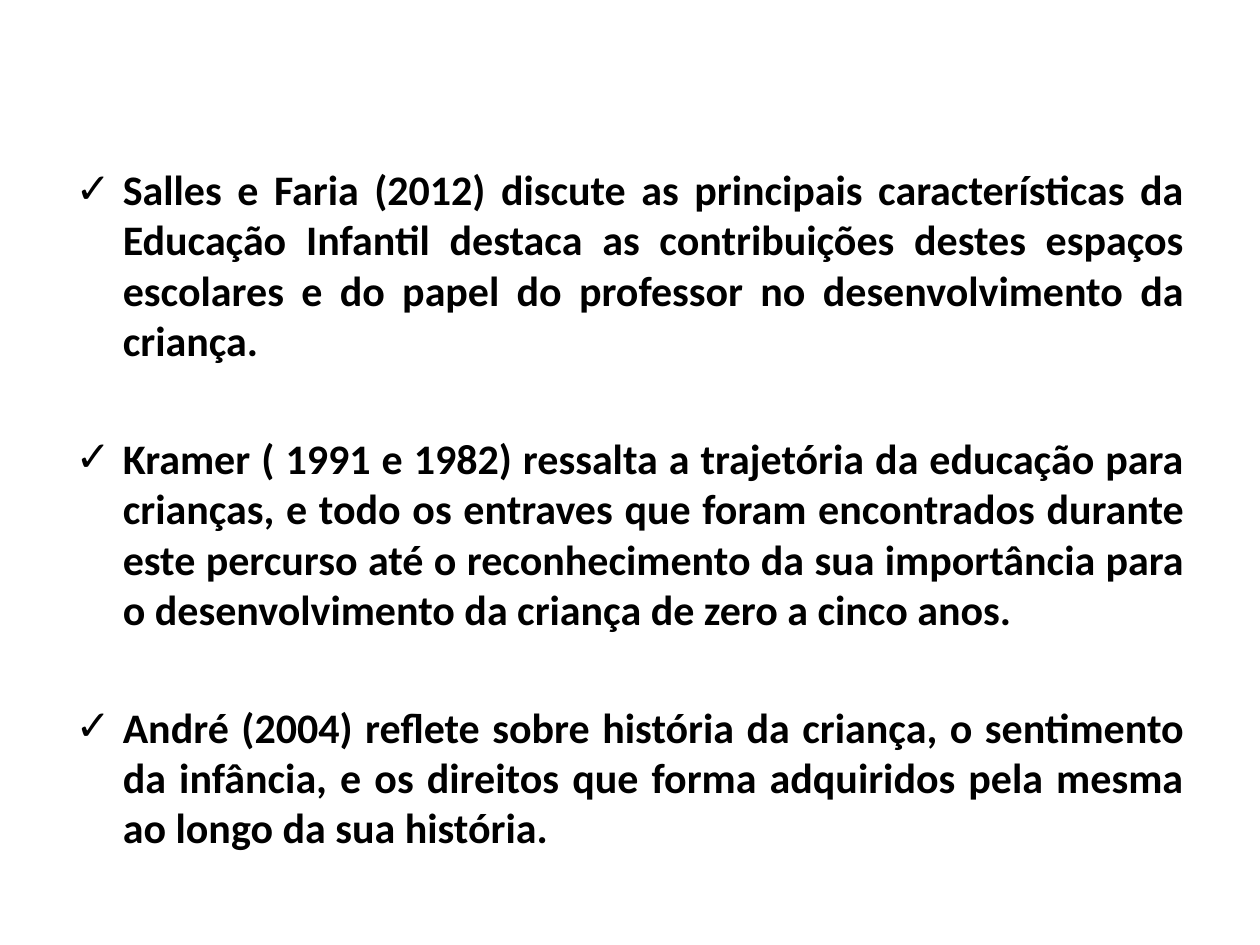
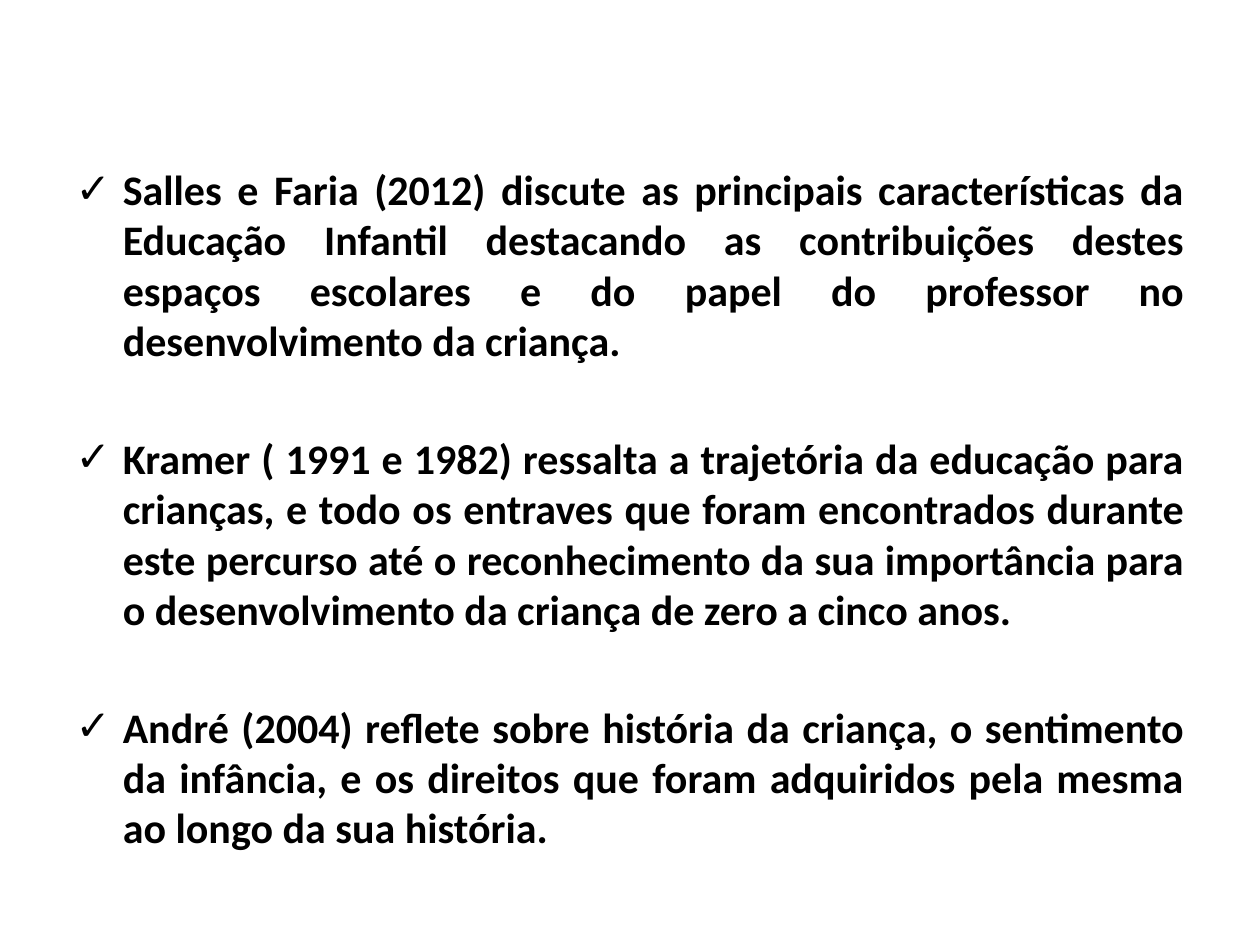
Before and after one commit to thiagopimenta/TCC2_Narjara, a slide deck: slide 14 of NARJARA SLIDE TCC.pptx (slide 9 before the commit). Drawn at 1260x945 pixels with LibreOffice and Linux fonts; fonts in the diff are those of the drawing. Boxes give left, top, right and bottom in pixels: in the first picture for what was removed or moved away, otherwise in the second. Text is boxed around its words. In the diff, an @@ line names an element or a change of style, - is before the commit and + after.

```diff
--- a/NARJARA SLIDE TCC.pptx
+++ b/NARJARA SLIDE TCC.pptx
@@ text at (123, 174, 1184, 363): text changed @@
-✓ Salles e Faria (2012) discute as principais características da Educação Infantil destaca as contribuições destes espaços escolares e do papel do professor no desenvolvimento da criança.
+✓ Salles e Faria (2012) discute as principais características da Educação Infantil destacando as contribuições destes espaços escolares e do papel do professor no desenvolvimento da criança.
@@ text at (123, 712, 1184, 850): text changed @@
-✓ André (2004) reflete sobre história da criança, o sentimento da infância, e os direitos que forma adquiridos pela mesma ao longo da sua história.
+✓ André (2004) reflete sobre história da criança, o sentimento da infância, e os direitos que foram adquiridos pela mesma ao longo da sua história.
```
Also in this commit, not shown: 2 other slides changed, 5 slides added.
